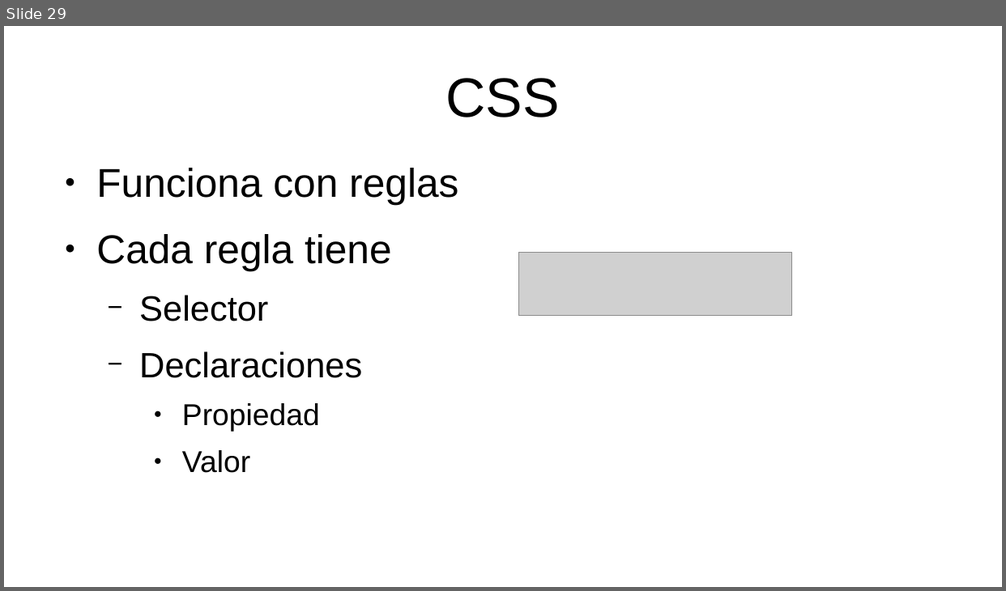
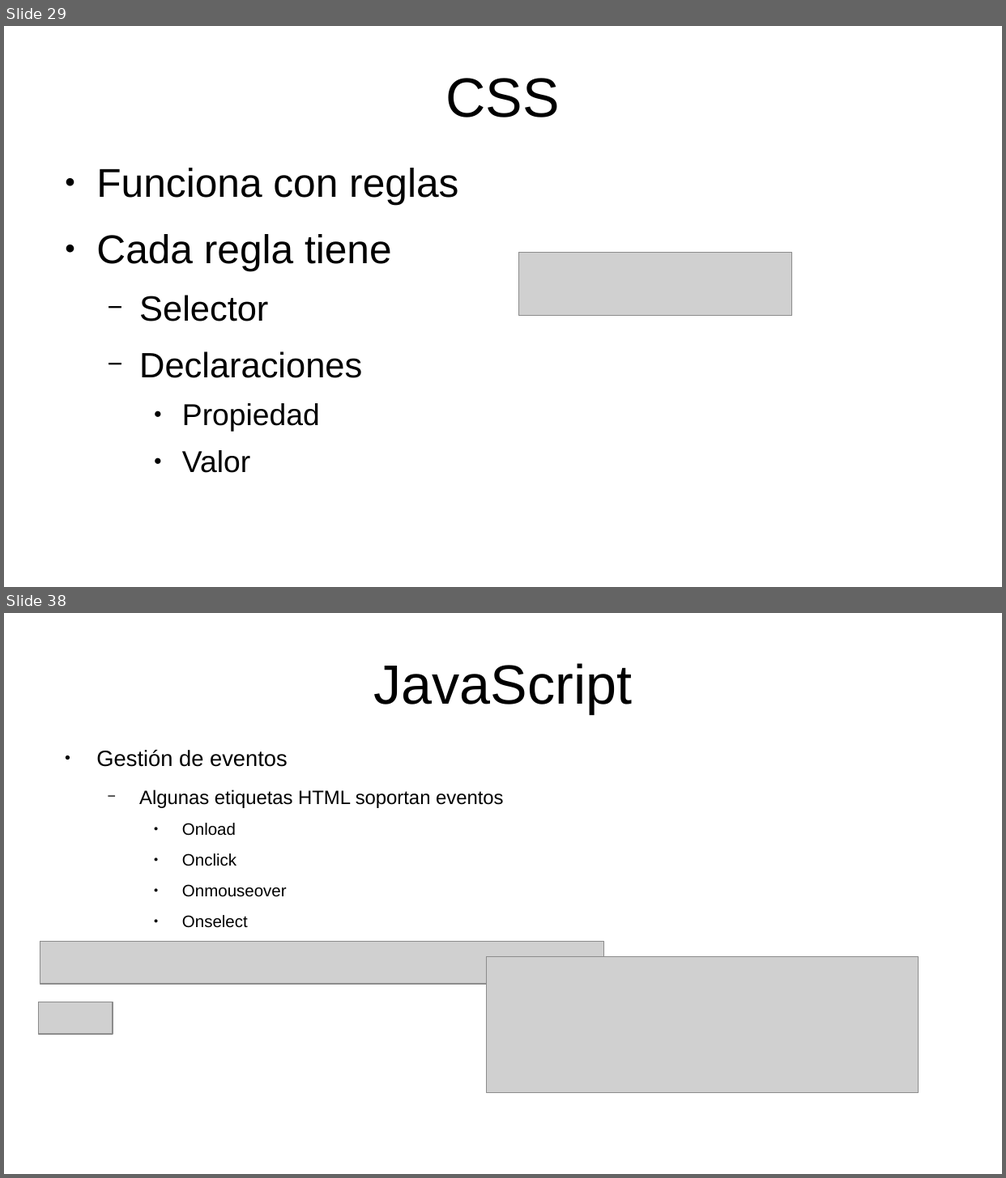
Before and after one commit to mikel-egana-aranguren/EHU-SGSSI-01, a slide deck: SistemasWeb/SistemasWeb.odp. Shown one above the other, each under a label of ours: slide 29 before the commit, slides 29 and 38 after it; the slides between them are not shown. The pictures are 1006x591 and 1006x1178 pixels, drawn with LibreOffice and Linux fonts; fonts in the diff are those of the drawing; grey boxes stand for pictures; background and template pictures are left out. Boxes give left, top, right and bottom in pixels: in the first picture for what was removed or moved away, otherwise in the second. Text is boxed around its words. In the diff, an @@ line names an element or a change of style, - is before the commit and + after.

```diff
--- a/SistemasWeb/SistemasWeb.odp
+++ b/SistemasWeb/SistemasWeb.odp
@@ slide 38 added at <box>4,613,1002,1174</box>, background #FFFFFF @@
@@ title added at <box>373,663,632,714</box>, 44 pt, text #000000 @@
+JavaScript
@@ text added at <box>96,750,503,928</box>, 15.4 pt, text #000000 @@
+● Gestión de eventos
+  − Algunas etiquetas HTML soportan eventos
+    ● Onload
+    ● Onclick
+    ● Onmouseover
+    ● Onselect
+    ● ...
@@ picture added at <box>40,942,604,984</box> @@
@@ picture added at <box>487,957,918,1093</box> @@
@@ picture added at <box>38,1003,113,1034</box> @@
```
Also in this commit, not shown: 1 slide changed, 9 other slides added, 1 other file.
